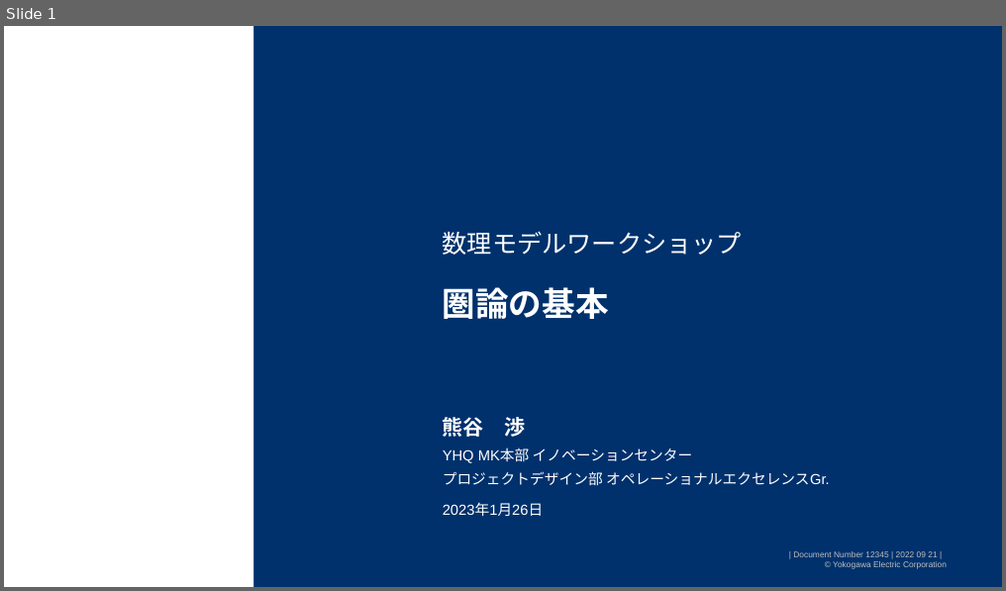
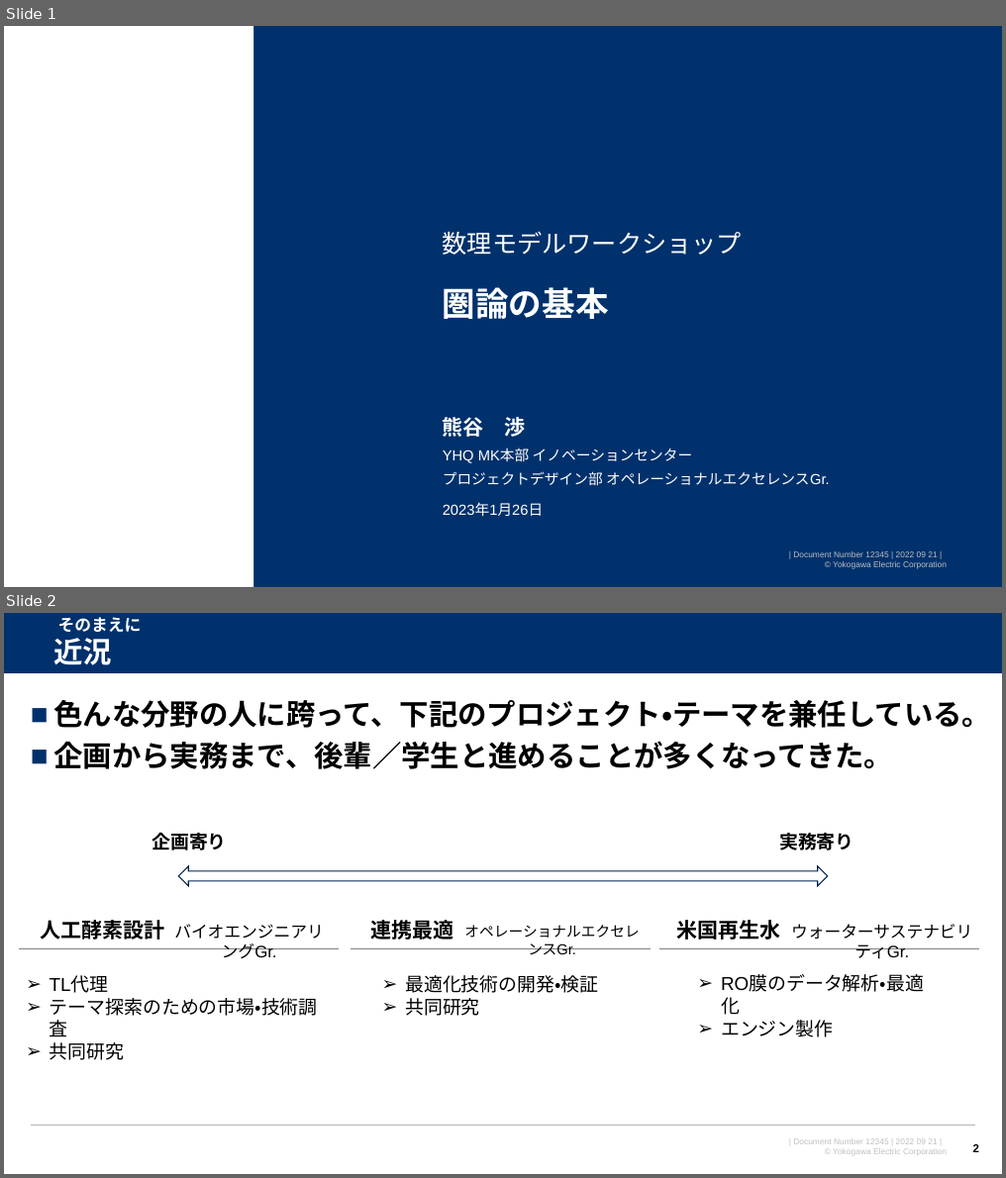
Before and after one commit to watarukumagai-git/opt, a slide deck: MMW/20230126_MMW_kumagai_rev.0.pptx. Shown one above the other, each under a label of ours: slide 1 before the commit, slides 1 and 2 after it. The pictures are 1006x591 and 1006x1178 pixels, drawn with LibreOffice and Linux fonts; fonts in the diff are those of the drawing; background and template pictures are left out. Boxes give left, top, right and bottom in pixels: in the first picture for what was removed or moved away, otherwise in the second. Text is boxed around its words. In the diff, an @@ line names an element or a change of style, - is before the commit and + after.

```diff
--- a/MMW/20230126_MMW_kumagai_rev.0.pptx
+++ b/MMW/20230126_MMW_kumagai_rev.0.pptx
@@ slide 2 added at box(4, 613, 1002, 1174), background #FFFFFF; not listed: 1 template element that a slide beside it also shows @@
@@ rectangle added at box(4, 613, 1002, 673), fill #00316C @@
@@ title added at box(54, 638, 112, 665), 28 pt, text #FFFFFF, bold @@
+近況
@@ text added at box(58, 617, 142, 632), 16 pt, text #FFFFFF, bold @@
+そのまえに
@@ line added from (4, 673) to (1002, 673), #FFFFFF 0.75 pt @@
@@ text added at box(54, 700, 991, 769), 28 pt, text #000000, bold @@
+■ 色んな分野の人に跨って、下記のプロジェクト・テーマを兼任している。
+■ 企画から実務まで、後輩／学生と進めることが多くなってきた。
@@ text added at box(152, 833, 227, 851), 18 pt, text #000000, bold @@
+企画寄り
@@ text added at box(779, 833, 854, 851), 18 pt, text #000000, bold @@
+実務寄り
@@ left right arrow added at box(178, 866, 828, 886), fill #FFFFFF, outline #002450 1 pt @@
@@ text added at box(41, 920, 165, 940), 20 pt, text #000000, bold @@
+人工酵素設計
@@ text added at box(174, 924, 324, 959), 16 pt, text #000000 @@
+バイオエンジニアリングGr.
@@ text added at box(370, 917, 453, 943), 20 pt, text #000000, bold @@
+連携最適
@@ text added at box(464, 925, 639, 955), 14 pt, text #000000 @@
+オペレーショナルエクセレンスGr.
@@ text added at box(677, 920, 781, 940), 20 pt, text #000000, bold @@
+米国再生水
@@ text added at box(791, 924, 972, 959), 16 pt, text #000000 @@
+ウォーターサステナビリティGr.
@@ line added from (339, 950) to (18, 950), #808080 1.5 pt @@
@@ line added from (650, 950) to (350, 950), #808080 1.5 pt @@
@@ line added from (979, 950) to (659, 950), #808080 1.5 pt @@
@@ text added at box(50, 976, 318, 1060), 18 pt, text #000000 @@
+➢ TL代理
+➢ テーマ探索のための市場・技術調査
+➢ 共同研究
@@ text added at box(405, 975, 598, 1016), 18 pt, text #000000 @@
+➢ 最適化技術の開発・検証
+➢ 共同研究
@@ text added at box(721, 976, 924, 1038), 18 pt, text #000000 @@
+➢ RO膜のデータ解析・最適化
+➢ エンジン製作
@@ line added from (30, 1126) to (976, 1126), #B2B2B2 1 pt @@
@@ page number added at box(973, 1145, 979, 1153), 11 pt, text #000000, bold @@
+2
```
Also in this commit, not shown: 4 slides changed, 11 other slides added, 1 slide removed.
